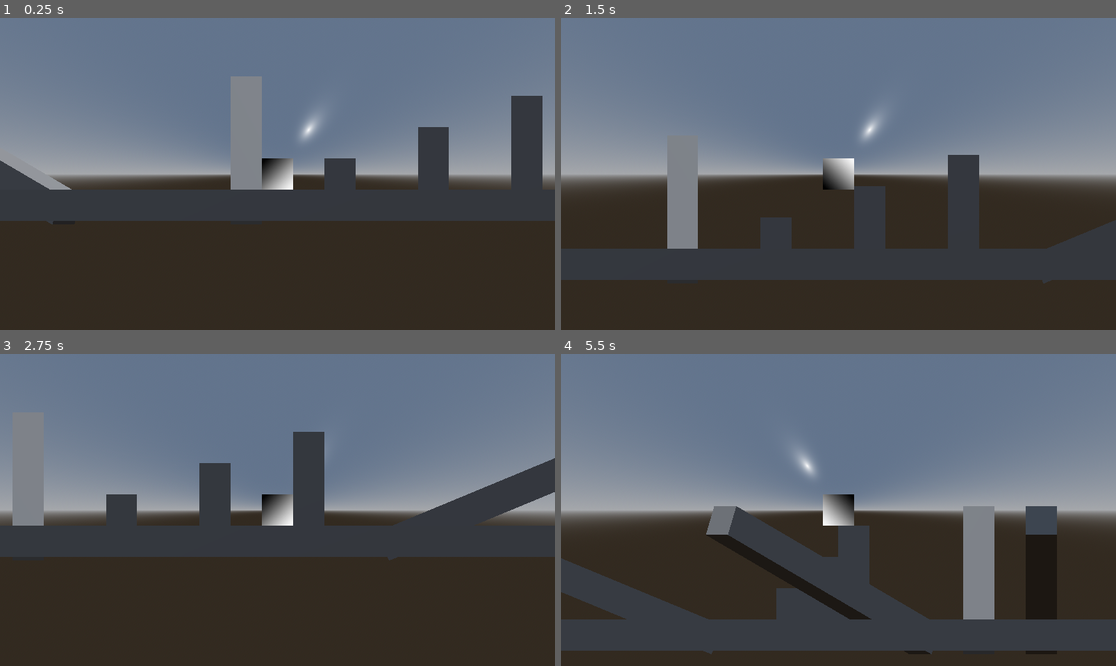
Above: before the commit, frames 1-4 (two rows, left to right).
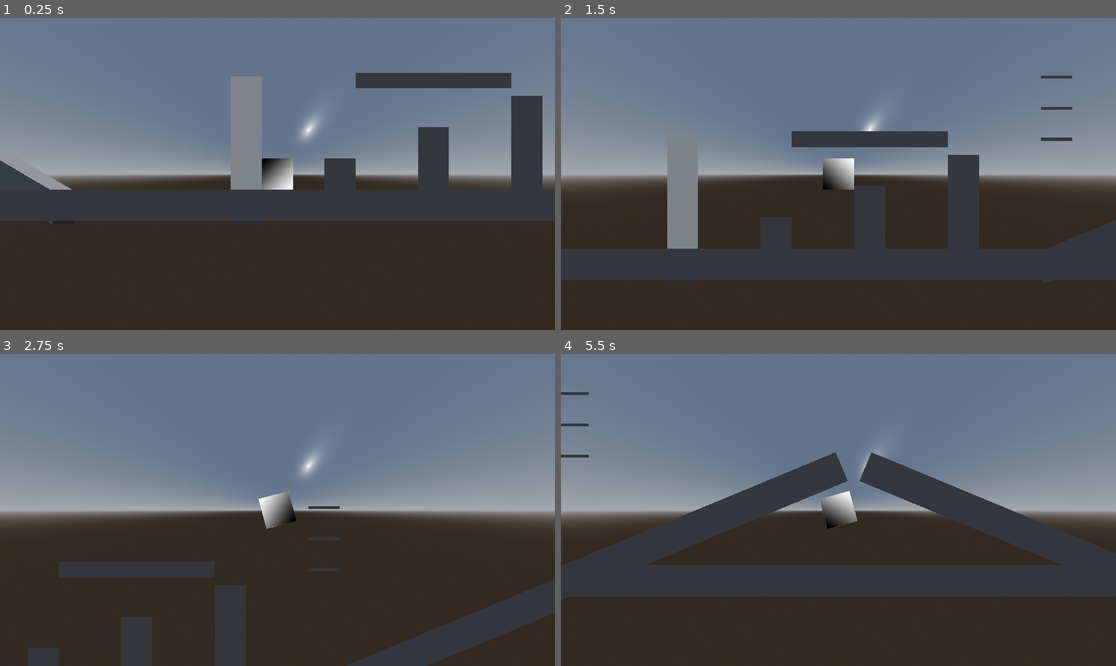
Above: after the commit, the same moments.

Repository: Ironnoob73/GeometryParadox
Game: Godot game, scene res://Assets/World/main_world.tscn
The game is run twice, just before and just after one commit, with the same random seed, the same clock (stepped at 60 frames per second) and the same inputs.
Inputs:
- Up to frame 1 (0.25 s): no input
- Up to frame 2 (1.5 s): tap Enter (ui_accept) at 0.5, 1.35 s; hold Right (ui_right) 0.53-1.28 s; hold Enter (ui_accept) 0.53-1.28 s; hold Page Down (ui_page_down) from 1.28 s (still down)
- Up to frame 3 (2.75 s): tap Enter (ui_accept) at 1.52, 1.82 s; release Page Down (ui_page_down) at 2.03 s; hold Right (ui_right) from 2.03 s (still down); hold Enter (ui_accept) from 2.03 s (still down)
- Up to frame 4 (5.5 s): release Right (ui_right) at 2.78 s; release Enter (ui_accept) at 2.78 s; hold Page Up (ui_page_up) 2.78-3.53 s; tap Enter (ui_accept) at 2.85, 3.02, 3.32, 4.35, 4.52, 4.82 s; hold Enter (ui_accept) 3.53-4.28 s; hold Left (ui_left) 3.53-5.03 s; hold Page Down (ui_page_down) from 5.03 s (still down); hold Enter (ui_accept) from 5.03 s (still down)

The runs differ from the first frame. In frame 1, 1.4% of the frame differs, in the area x 64-93%, y 17-23%; in frame 2, 1.6%; in frame 3, 23%; in frame 4, 33%, in the area x 0-100%, y 12-97%.

Commit message:
20240701DU1

Diff:
--- a/Assets/Character/character.gd
+++ b/Assets/Character/character.gd
@@ -1,4 +1,6 @@
 extends CharacterBody3D
+
+const VERY_SMALL_NUMBER = 0.0001
 
 @onready var collision = $CollisionShape
 @onready var visual = $CollisionShape/Visual
@@ -6,6 +8,8 @@
 @onready var space_detect = $CollisionShape/SpaceDetect
 @onready var ground_detect = $CollisionShape/GroundDetect
 @onready var ground_finder = $CollisionShape/GroundFinder
+@onready var platform_finder = $CollisionShape/PlatFinder
+@onready var platform_detect = $CollisionShape/PlatformDetect
 
 @export var Speed = 10
 @export var JumpVelocity = 20
@@ -43,15 +47,19 @@
 		tween.tween_callback(spin)
 
 func _physics_process(delta):
+	if !_inSpin :
+		find_ground(delta)
+
+	if velocity.x > -VERY_SMALL_NUMBER and velocity.x < VERY_SMALL_NUMBER:
+		velocity.x = 0
+	if velocity.z > -VERY_SMALL_NUMBER and velocity.z < VERY_SMALL_NUMBER:
+		velocity.z = 0
 	# Record Inerita & Add the gravity.
-	if is_on_floor():
+	if is_on_platform(delta):
 		_inertia.x = velocity.x
 		_inertia.y = velocity.z
+		velocity.y = 0
 	else:	velocity.y -= gravity * delta * GravityMulti
-
-	# Handle jump.
-	if (Input.is_action_just_pressed("ui_accept") or Input.is_action_just_pressed("ui_up")) and is_on_floor():
-		velocity.y = JumpVelocity
 
 	# Move & Stop
 	var input_vec : float = 0
@@ -66,29 +74,37 @@
 		velocity.z = lerp(velocity.z,input_vec * Speed , 0.1)
 
 	if velocity.x * input_vec <= 0 and velocity.x!=0:
-		if is_on_floor() :	velocity.x = lerp(velocity.x,0.0,0.5)
-		else:				velocity.x = lerp(_inertia.x,0.0,0.5)
+		velocity.x = lerp(velocity.x,0.0,0.5)
+		#else:				velocity.x = lerp(_inertia.x,0.0,0.5)
 	if velocity.z * input_vec <= 0 and velocity.z!=0:
-		if is_on_floor() :	velocity.z = lerp(velocity.z,0.0,0.5)
-		else:				velocity.z = lerp(_inertia.y,0.0,0.5)
+		velocity.z = lerp(velocity.z,0.0,0.5)
+		#else:				velocity.z = lerp(_inertia.y,0.0,0.5)
 
 	# Rotate
-	if !is_on_floor() and !_inSpin:
-		if !rotate_direct:
-			if towards == 0 or towards == 1:
-				if velocity.x > 0 or velocity.z < 0:	rotate_direct = -1
-				if velocity.x < 0 or velocity.z > 0:	rotate_direct = 1
+	#print(velocity," ",rotate_direct)
+	if !is_on_platform(delta) and !_inSpin:
+		if velocity.x != 0 or velocity.z != 0 :
+			if rotate_direct == 0 :
+				if towards == 0 or towards == 1:
+					if velocity.x > 0 or velocity.z < 0:	rotate_direct = -1
+					if velocity.x < 0 or velocity.z > 0:	rotate_direct = 1
+				else:
+					if velocity.x > 0 or velocity.z < 0:	rotate_direct = 1
+					if velocity.x < 0 or velocity.z > 0:	rotate_direct = -1
 			else:
-				if velocity.x > 0 or velocity.z < 0:	rotate_direct = 1
-				if velocity.x < 0 or velocity.z > 0:	rotate_direct = -1
-		visual.rotation.z += delta * RotateSpeed * rotate_direct
-	else:
+				visual.rotation.z += delta * RotateSpeed * rotate_direct
+		else :
+			visual.rotation.z = lerp(visual.rotation.z,floor( ((visual.rotation.z+(PI/4)) * 2) / PI ) * (PI/2),0.5)
+	elif is_on_platform(delta):
 		rotate_direct = 0
 		visual.rotation.z = lerp(visual.rotation.z,get_floor_actual_angle() + (floor( ((visual.rotation.z+(PI/4)) * 2) / PI ) * (PI/2)),0.5)
 
+	# Handle jump.
+	if (Input.is_action_pressed("ui_accept") or Input.is_action_pressed("ui_up")) and is_on_platform(delta):
+		velocity.y = JumpVelocity
+
 	if !_inSpin :
 		move_and_slide()
-		find_ground()
 
 func spin():
 	match towards:
@@ -97,6 +113,14 @@
 		4 :
 			towards = 0
 	collision.disabled = false
+
+func is_on_platform(delta):
+	#print(is_on_floor()," ",velocity.y <= 0," ",ground_finder.is_colliding()," ",platform_finder.is_colliding())
+	if is_on_floor() or (velocity.y <= 0 and (ground_finder.is_colliding() )) :
+		#if !ground_finder.is_colliding():
+		#	velocity.y -= gravity * delta * GravityMulti * 0.5
+		return true
+	else : return false
 
 func get_floor_actual_angle():
 	if get_floor_angle() != 0 and get_floor_normal() != Vector3(0,1,0) :
@@ -117,12 +141,17 @@
 	return 0
 
 func spin_space_detect():
+	space_detect.force_shapecast_update()
 	if space_detect.get_collision_count() == 0 : return true
 	else : return false
 
-func find_ground():
-	if ground_detect.get_collision_count() == 0 and is_on_floor() and ground_finder.is_colliding():
+func find_ground(delta):
+	if !ground_detect.is_colliding() and is_on_platform(delta) and ground_finder.is_colliding():
 		if towards == 0 or towards == 2 :
 			self.position.z = ground_finder.get_collision_point(0).z
 		else :
 			self.position.x = ground_finder.get_collision_point(0).x
+
+#func _on_platform_detect_body_entered(body):
+#	print("do")
+#	velocity.y = 0
--- a/Assets/Character/character.tscn
+++ b/Assets/Character/character.tscn
@@ -26,6 +26,9 @@
 
 [sub_resource type="BoxShape3D" id="BoxShape3D_xfhmt"]
 size = Vector3(1, 0.01, 100)
+
+[sub_resource type="BoxShape3D" id="BoxShape3D_g1pit"]
+size = Vector3(1, 0.1, 100)
 
 [node name="Character" type="CharacterBody3D"]
 collision_layer = 4
@@ -57,6 +60,23 @@
 collision_mask = 3
 
 [node name="GroundFinder" type="ShapeCast3D" parent="CollisionShape"]
+transform = Transform3D(1, 0, 0, 0, 1, 0, 0, 0, 1, 0, -0.505, 0)
 shape = SubResource("BoxShape3D_xfhmt")
-target_position = Vector3(0, -0.505, 0)
-collision_mask = 3
+target_position = Vector3(0, 0, 0)
+collision_mask = 11
+
+[node name="PlatFinder" type="ShapeCast3D" parent="CollisionShape"]
+transform = Transform3D(1, 0, 0, 0, 1, 0, 0, 0, 1, 0, -0.55, 0)
+visible = false
+enabled = false
+shape = SubResource("BoxShape3D_g1pit")
+target_position = Vector3(0, 0, 0)
+collision_mask = 8
+
+[node name="PlatformDetect" type="StaticBody3D" parent="CollisionShape"]
+collision_layer = 0
+collision_mask = 8
+
+[node name="CollisionShape" type="CollisionShape3D" parent="CollisionShape/PlatformDetect"]
+transform = Transform3D(1, 0, 0, 0, 1, 0, 0, 0, 1, 0, -0.505, 0)
+shape = SubResource("BoxShape3D_xfhmt")
--- /dev/null
+++ b/Assets/World/main_world.gdshader
@@ -0,0 +1,39 @@
+// From : https://godotshaders.com/shader/n64-style-skybox/
+shader_type spatial;
+render_mode unshaded;
+
+uniform sampler2D texture : source_color;
+uniform bool lock_aspect = false;
+uniform float aspect_ratio = 1.3333333;
+uniform vec2 fov = vec2(180.0, 90.0);
+uniform ivec2 tiling = ivec2(1, 1);
+uniform vec2 offset = vec2(0.0, 0.0);
+
+varying vec2 BG_COORDS;
+varying vec2 BG_SCALE;
+
+void vertex() {
+	//Camera YX rotation per Basis.get_euler source code
+	float y = atan(VIEW_MATRIX[0][2], VIEW_MATRIX[2][2]);
+	float x = asin(VIEW_MATRIX[1][2]);
+
+	//Map rotation to screen space
+	BG_COORDS = vec2(y * 0.5, -x) * -(1.0 / PI);
+	BG_COORDS.y += 0.5;
+
+	BG_SCALE.y = fov.y * (1.0 / 180.0);
+	BG_SCALE.x = !lock_aspect ?
+		fov.x * (1.0 / 360.0) :
+		VIEWPORT_SIZE.x / (VIEWPORT_SIZE.y * aspect_ratio) * BG_SCALE.y;
+
+	//Keep background centered vertically when FOV changes
+	BG_COORDS.y *= BG_SCALE.y > 1.0 ? 0.0 : 1.0 - BG_SCALE.y;
+}
+
+void fragment() {
+	vec2 uv_offset = vec2(-offset.x, offset.y);
+	vec2 uv = (SCREEN_UV + uv_offset) * BG_SCALE + BG_COORDS;
+	uv *= vec2(tiling);
+	ALBEDO = texture(texture, uv).rgb;
+	ALPHA = texture(texture, uv).a;
+}
--- a/Assets/World/main_world.tscn
+++ b/Assets/World/main_world.tscn
@@ -10,6 +10,11 @@
 [sub_resource type="Environment" id="Environment_j0wb5"]
 background_mode = 2
 sky = SubResource("Sky_x5mny")
+
+[sub_resource type="BoxShape3D" id="BoxShape3D_oxtug"]
+size = Vector3(5, 0.5, 3)
+
+[sub_resource type="PlaneMesh" id="PlaneMesh_hleln"]
 
 [node name="MainWorld" type="Node3D"]
 
@@ -65,3 +70,43 @@
 transform = Transform3D(0.707107, -0.707107, 0, 0.707107, 0.707107, 0, 0, 0, 1, 35, 2, -10)
 use_collision = true
 size = Vector3(10, 1, 1)
+
+[node name="CSGBox3D10" type="CSGBox3D" parent="."]
+transform = Transform3D(1, 0, 0, 0, 1, 0, 0, 0, 1, 11, 3, 0)
+use_collision = true
+collision_layer = 8
+collision_mask = 0
+size = Vector3(1, 0.1, 1)
+
+[node name="CSGBox3D11" type="CSGBox3D" parent="."]
+transform = Transform3D(1, 0, 0, 0, 1, 0, 0, 0, 1, 11, 4, 0)
+use_collision = true
+collision_layer = 8
+collision_mask = 0
+size = Vector3(1, 0.1, 1)
+
+[node name="CSGBox3D12" type="CSGBox3D" parent="."]
+transform = Transform3D(1, 0, 0, 0, 1, 0, 0, 0, 1, 11, 5, 0)
+use_collision = true
+collision_layer = 8
+collision_mask = 0
+size = Vector3(1, 0.1, 1)
+
+[node name="StaticBody3D" type="StaticBody3D" parent="."]
+transform = Transform3D(1, 0, 0, 0, 1, 0, 0, 0, 1, 5, 3, 0)
+collision_layer = 8
+collision_mask = 0
+
+[node name="CSGBox3D13" type="CSGBox3D" parent="StaticBody3D"]
+collision_layer = 8
+collision_mask = 0
+size = Vector3(5, 0.5, 3)
+
+[node name="CollisionShape3D" type="CollisionShape3D" parent="StaticBody3D"]
+shape = SubResource("BoxShape3D_oxtug")
+
+[node name="CSGMesh3D" type="CSGMesh3D" parent="."]
+transform = Transform3D(1, 0, 0, 0, 1, 0, 0, 0, 1, 9, 3, 0)
+visible = false
+collision_layer = 3
+mesh = SubResource("PlaneMesh_hleln")
--- a/project.godot
+++ b/project.godot
@@ -67,6 +67,7 @@
 3d_physics/layer_1="Main"
 3d_physics/layer_2="Building"
 3d_physics/layer_3="Character"
+3d_physics/layer_4="Platform"
 
 [physics]
 
Not shown: 1 places in Assets/Character/character.tscn that only renumber resources
Not shown: 1 places in Assets/World/main_world.tscn that only renumber resources
